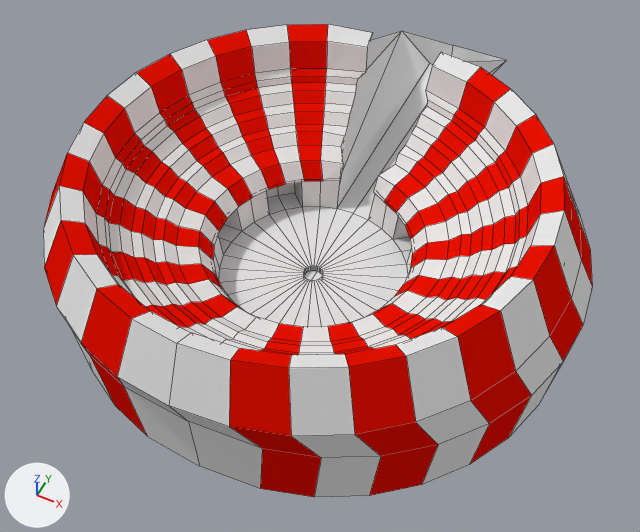
Before and after pictures for a commit that changed the Blender file Washed Up Wizard/Assets/Models/Environment/circus stage.blend.
Camera for both pictures: a 50 mm lens placed at (19.0, -36.9, 48.6), pointed at (0.4, 0.3, 2.0). The axes (+X, +Y, +Z) are drawn at lower left. The lights are the same throughout. Mesh edges are drawn as thin lines.

Objects in the first picture: 'Circus Arena', 'Circus Arena.001'.
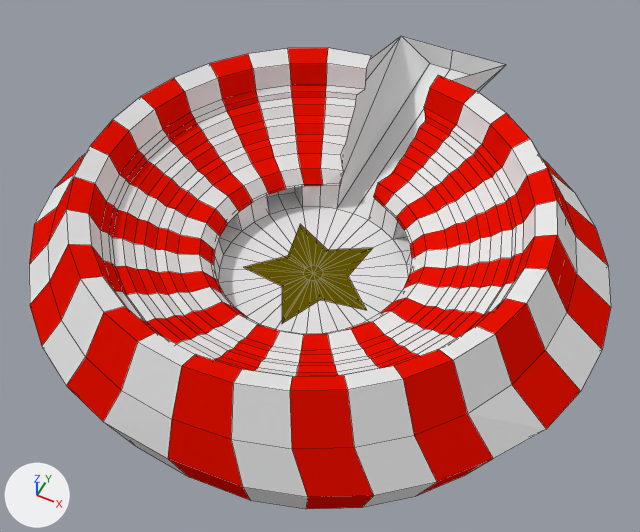
Commit message: brandon'S (but actually britney's) changes

Where the change shows, as pixel boxes (x1, y1, x2, y2) in the pictures (640 x 532 px):
'Circus Arena', reshaped, rescaled, modifiers changed
    before: (213, 31, 507, 327)
    after: (29, 36, 611, 509)
'Circus Arena.001', deleted
    before: (43, 24, 592, 497)
    faces in mat_material_001 (white #e7e7e7): (43, 24, 592, 497)
    faces in mat_circus_red (red #e71100): (44, 24, 592, 497)
'Star', added
    after: (244, 224, 373, 324)
part 1 of me_circle, added
    after: (29, 48, 611, 509)
part 2 of me_circle, added
    after: (265, 51, 506, 334)

Edits to the bpy script that builds the scene:
```text
Add mat_material_004:
    mat_material_004 = diffuse_material('Material.004')
    mat_material_004.base_color = (1.0, 0.785, 0.0)  # yellow #ffe500
Change me_circle:
    used by ob_circus_arena; location = (0.0, 0.0, 1.36)
    remove me_circle.from_pydata(...)  # 157 vertices, 134 faces; spans x -16.3..0.0, y -15.9..27.0, z -0.5..9.2
    add me_circle.from_pydata(...)  # 824 vertices, 726 faces; spans x -20.0..20.0, y -18.1..27.0, z -2.2..10.3
    me_circle part 1: a new loose piece of 525 vertices spanning x -20.0..20.0, y -18.1..18.9, z -2.2..10.3
    me_circle part 2
    111 vertices are added at x 0.1..16.3, y -15.6..27.0, z -0.5..9.2
    13 new vertices lie (0.0, 0.0, 0.5) away from vertices in x 0.3..0.7, y -0.6..0.6, z -0.5
    6 new vertices lie (2.0, 0.0, 0.0) away from vertices in x 6.6..7.0, y -1.4..1.4, z 0.0..2.5
    6 new vertices lie (1.4, 1.4, -0.3) away from vertices in x 3.7..5.8, y 3.7..5.8, z 0.0..2.5
    6 new vertices lie (1.4, -1.4, -0.3) away from vertices in x 3.7..5.8, y -5.8..-3.7, z 0.0..2.5
    134 new faces join them, mat_material_001 (white #e7e7e7)
    add me_circle.materials.append(mat_circus_red)  # red #e71100
Add me_star:
    me_star.from_pydata(...)  # 22 vertices, 30 faces; spans x -1.0..0.81, y -0.95..0.95, z -0.25..0.25
    me_star.materials.append(mat_material_004)  # yellow #ffe500
Change ob_circus_arena:
    remove _m = ob_circus_arena.modifiers.new('Mirror', 'MIRROR')
    remove _m.use_clip = True
    ob_circus_arena.scale: (1.0, 1.0, 1.0) -> (1.0, 1.0, 0.8)
Remove ob_circus_arena_001:
    ob_circus_arena_001 = bpy.data.objects.new('Circus Arena.001', me_circle_003)
    ob_circus_arena_001.location = (0.0, 0.0, 2.44)
    _m = ob_circus_arena_001.modifiers.new('Mirror', 'MIRROR')
    _m.use_clip = True
Add ob_star:
    ob_star = bpy.data.objects.new('Star', me_star)
    ob_star.location = (0.0, 0.0, 1.36)
    ob_star.rotation_euler = (0.0, 0.0, 0.349)  # degrees (0, 0, 20)
    ob_star.scale = (5.0, 5.0, 0.0)
```
